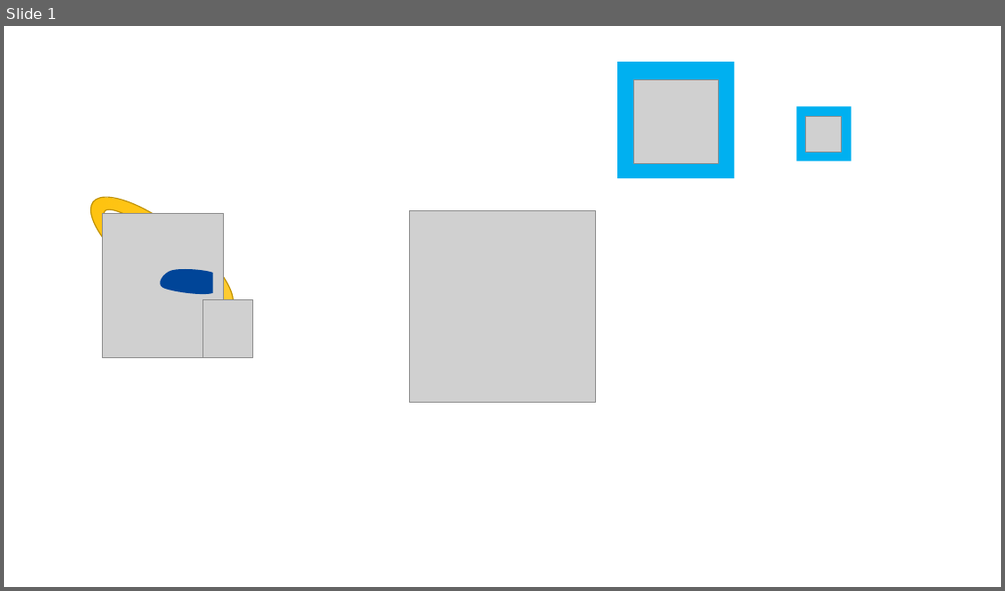
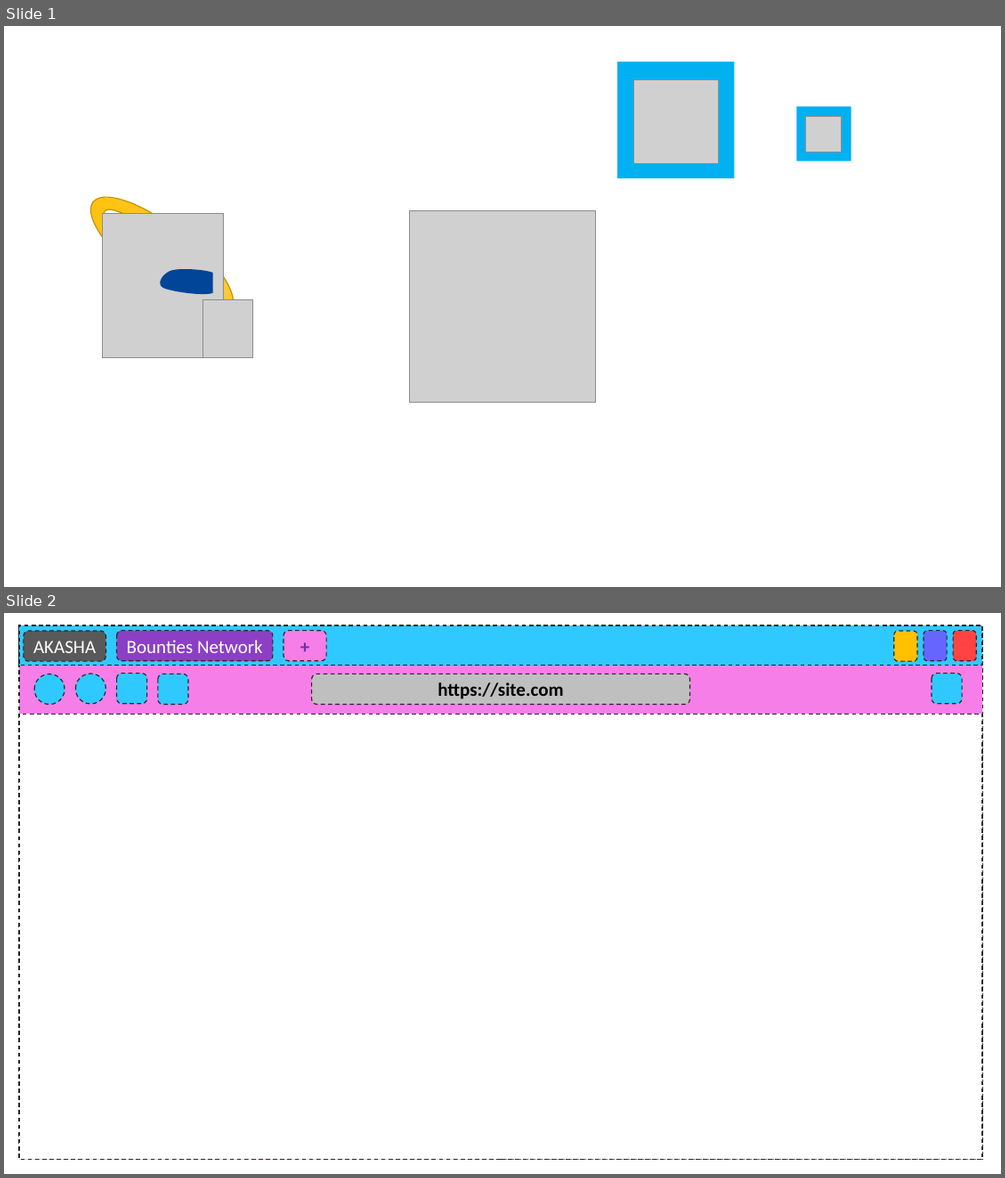
Before and after one commit to Floflis/Internet-Cat, a slide deck: Presentation.pptx. Shown one above the other, each under a label of ours: slide 1 before the commit, slides 1 and 2 after it. The pictures are 1005x591 and 1005x1178 pixels, drawn with LibreOffice and Linux fonts; fonts in the diff are those of the drawing; grey boxes stand for pictures; background and template pictures are left out. Boxes give left, top, right and bottom in pixels: in the first picture for what was removed or moved away, otherwise in the second. Text is boxed around its words. In the diff, an @@ line names an element or a change of style, - is before the commit and + after.

```diff
--- a/Presentation.pptx
+++ b/Presentation.pptx
@@ slide 2 added at [4,613,1001,1174], background #FFFFFF @@
@@ rectangle added at [19,626,982,1159], fill #F67EE8, outline #262626 1 pt dashed @@
@@ rectangle added at [19,625,982,666], fill #2FC9FF, outline #262626 1 pt dashed @@
@@ rounded rectangle added at [24,631,105,662], fill #595959, outline #262626 1 pt dashed, 18 pt, text #FFFFFF @@
+AKASHA
@@ rounded rectangle added at [117,630,273,661], fill #8C3FC5, outline #262626 1 pt dashed, 18 pt, text #FFFFFF @@
+Bounties Network
@@ rounded rectangle added at [283,630,326,661], fill #F67EE8, outline #262626 1 pt dashed, 18 pt, text #7030A0, bold @@
++
@@ rounded rectangle added at [894,631,917,662], fill #FFC000, outline #262626 1 pt dashed @@
@@ rounded rectangle added at [923,630,947,661], fill #6666FF, outline #262626 1 pt dashed @@
@@ rounded rectangle added at [953,630,976,661], fill #FF4343, outline #262626 1 pt dashed @@
@@ ellipse added at [34,674,65,705], fill #2FC9FF, outline #262626 1 pt dashed @@
@@ ellipse added at [76,674,106,705], fill #2FC9FF, outline #262626 1 pt dashed @@
@@ rounded rectangle added at [117,674,147,705], fill #2FC9FF, outline #262626 1 pt dashed @@
@@ rounded rectangle added at [158,674,189,705], fill #2FC9FF, outline #262626 1 pt dashed @@
@@ rounded rectangle added at [311,674,689,705], fill #BFBFBF, outline #262626 1 pt dashed, 18 pt, text #000000, bold @@
+https://site.com
@@ rounded rectangle added at [932,674,963,705], fill #2FC9FF, outline #262626 1 pt dashed @@
@@ rectangle added at [19,714,982,1159], fill #FFFFFF, outline #262626 1 pt dashed @@
```
Also in this commit, not shown: 1 other slide added, 31 other files.
